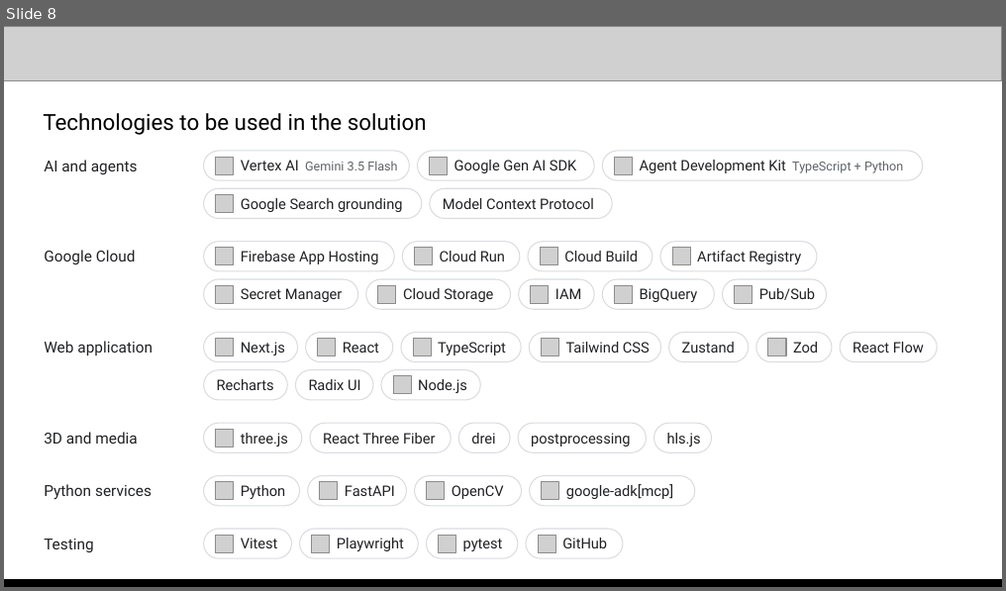
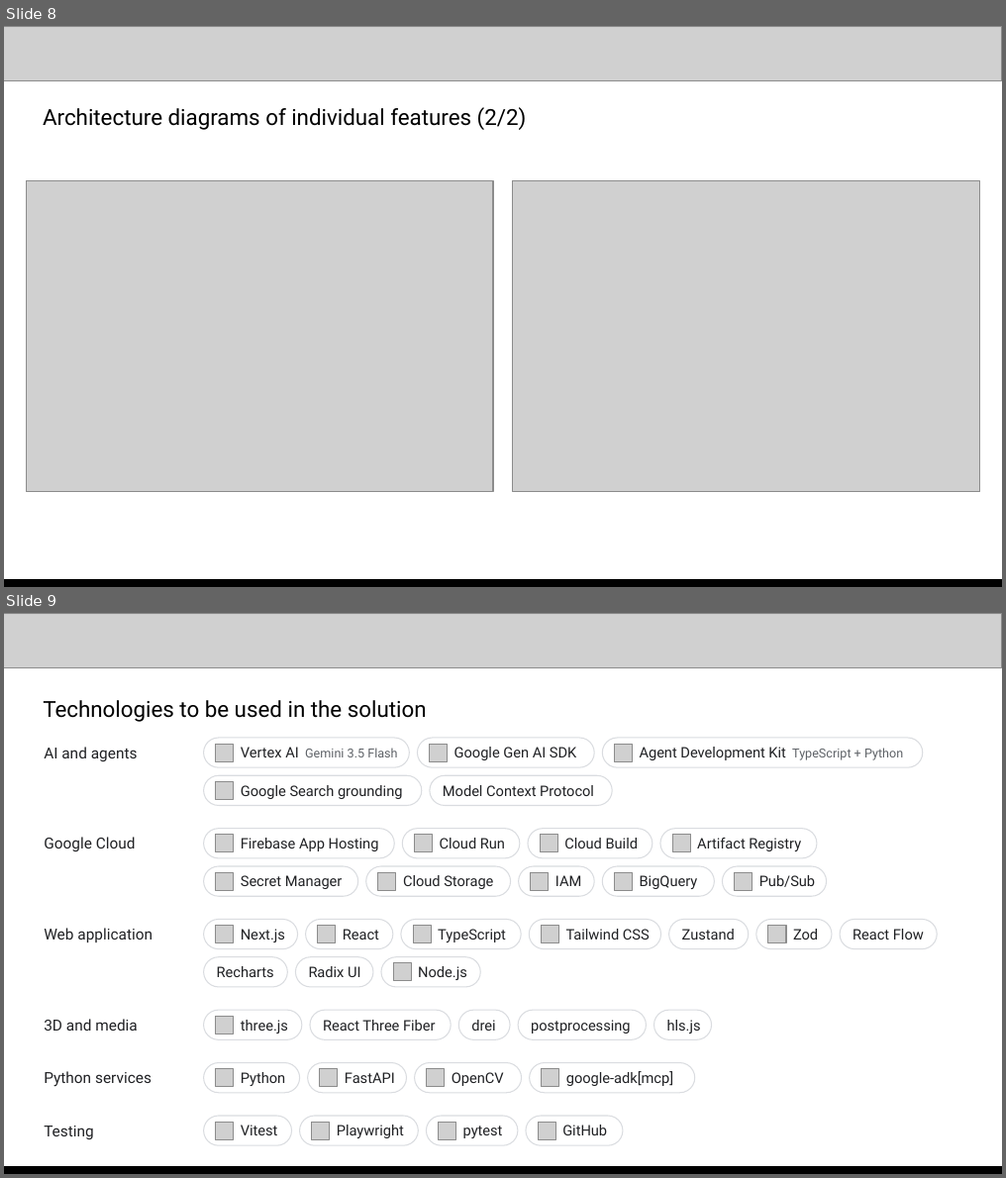
Before and after one commit to The-OWLabs/twin-forge-ai, a slide deck: docs/TwinForge_AI_Builder_Cup.pptx. Shown one above the other, each under a label of ours: slide 8 before the commit, slides 8 and 9 after it. The pictures are 1006x591 and 1006x1178 pixels, drawn with LibreOffice and Linux fonts; fonts in the diff are those of the drawing; grey boxes stand for pictures. Boxes give left, top, right and bottom in pixels: in the first picture for what was removed or moved away, otherwise in the second. Text is boxed around its words. In the diff, an @@ line names an element or a change of style, - is before the commit and + after.

Commit message:
docs: split feature architecture diagrams across 2 slides side-by-side for improved legibility

```diff
--- a/docs/TwinForge_AI_Builder_Cup.pptx
+++ b/docs/TwinForge_AI_Builder_Cup.pptx
@@ slide 8 added at (4,26,1002,587), background #FFFFFF @@
@@ picture added at (4,26,1002,80) @@
@@ text added at (43,107,527,130), 16 pt, text #000000 @@
+Architecture diagrams of individual features (2/2)
@@ picture added at (26,180,493,492) @@
@@ picture added at (513,180,980,492) @@
@@ picture added at (4,581,1002,587) @@
@@ rectangle added at (4,579,1002,587), fill #000000 @@
@@ what was slide 8 is now slide 9 @@
```
Also in this commit, not shown: 1 slide changed.
